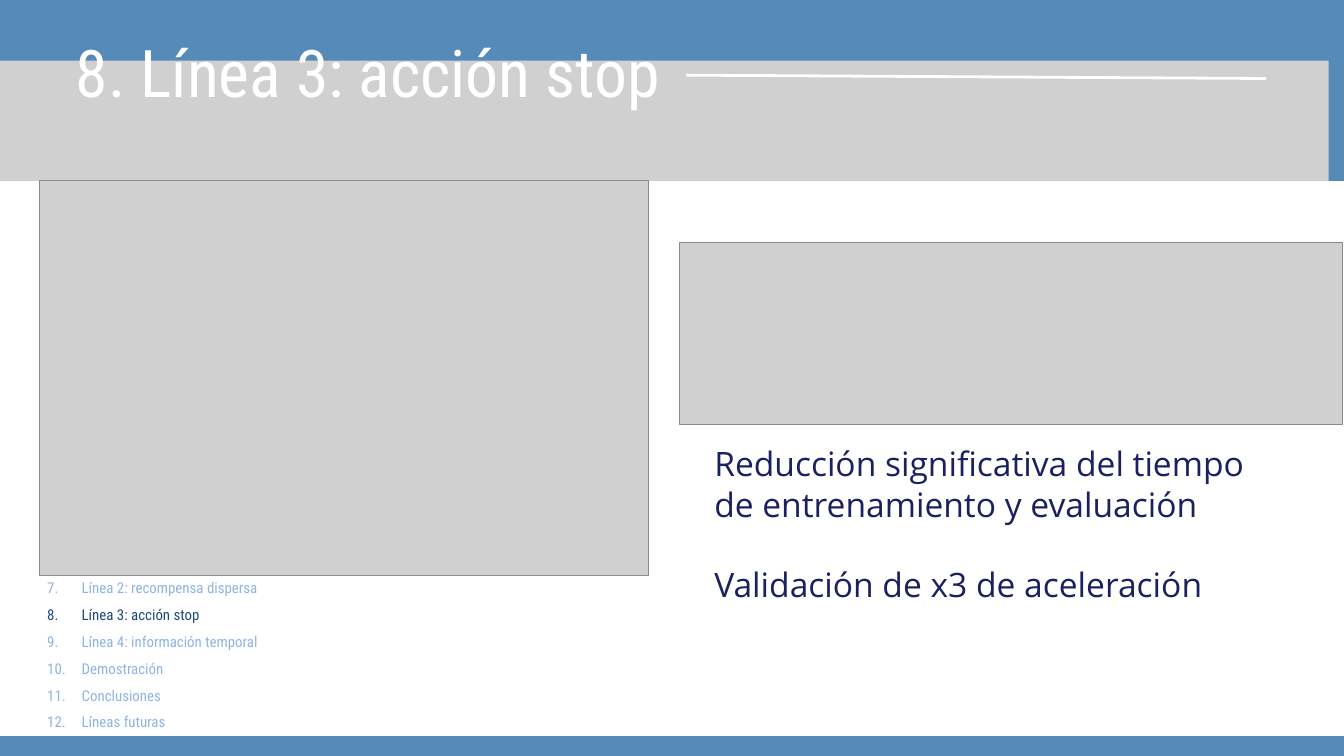
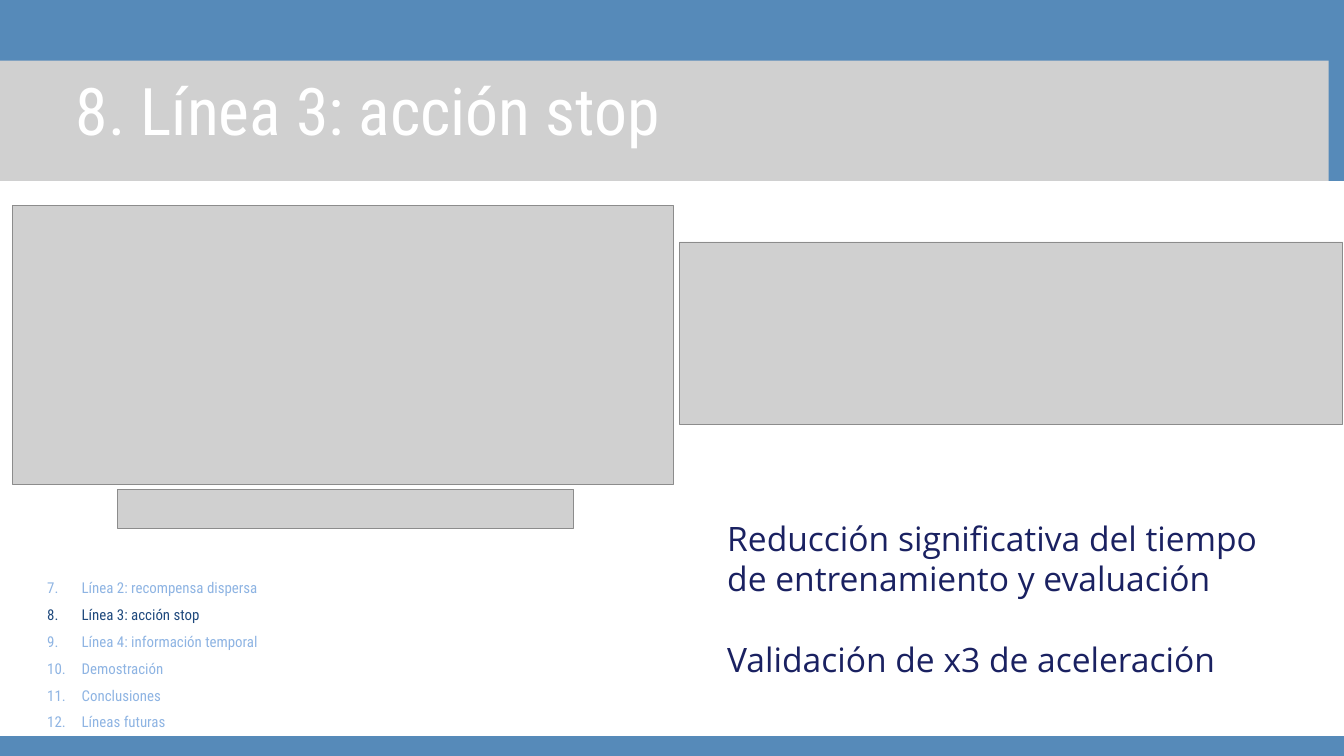
Before and after one commit to davidsolero/TFG-Coppelia-Reinforcement-Learning, a slide deck: slide 14 of redaccion/defensa/Presentación Trabajo Final Tesis Profesional Moderna Sencilla Azul .pptx. Drawn at 1344x756 pixels with LibreOffice and Linux fonts; fonts in the diff are those of the drawing; grey boxes stand for pictures. Boxes give left, top, right and bottom in pixels: in the first picture for what was removed or moved away, otherwise in the second. Text is boxed around its words. In the diff, an @@ line names an element or a change of style, - is before the commit and + after.

```diff
--- a/redaccion/defensa/Presentación Trabajo Final Tesis Profesional Moderna Sencilla Azul .pptx
+++ b/redaccion/defensa/Presentación Trabajo Final Tesis Profesional Moderna Sencilla Azul .pptx
@@ text "8. Línea 3: acción stop" rewrapped from bbox=[76, 37, 660, 110] to bbox=[76, 86, 660, 148] @@
@@ line removed from (686, 75) to (1266, 79) @@
@@ picture: place and size @@
-picture at bbox=[40, 181, 648, 576]
+picture at bbox=[13, 206, 673, 485]
@@ picture added at bbox=[118, 489, 573, 528] @@
@@ text "Reducción significativa del tiempo de ...": place and size @@
-text "Reducción significativa del tiempo de ..." at bbox=[714, 450, 1244, 598]
+text "Reducción significativa del tiempo de ..." at bbox=[727, 525, 1257, 673]
```
Also in this commit, not shown: 7 other slides changed.
